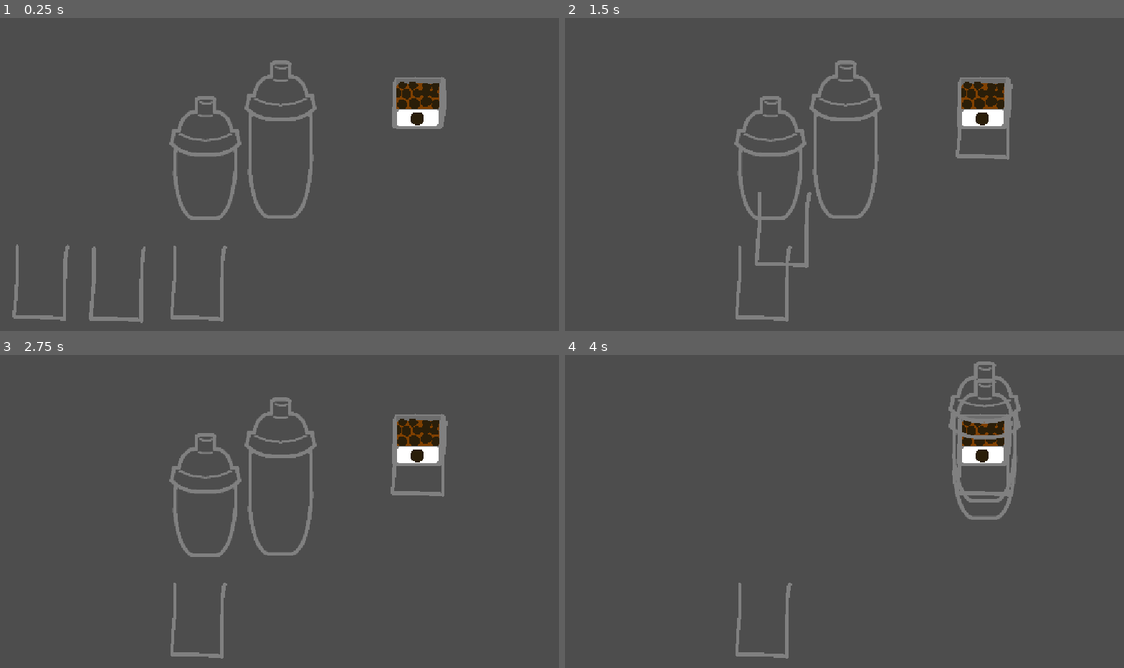
Above: before the commit, frames 1-4 (two rows, left to right).
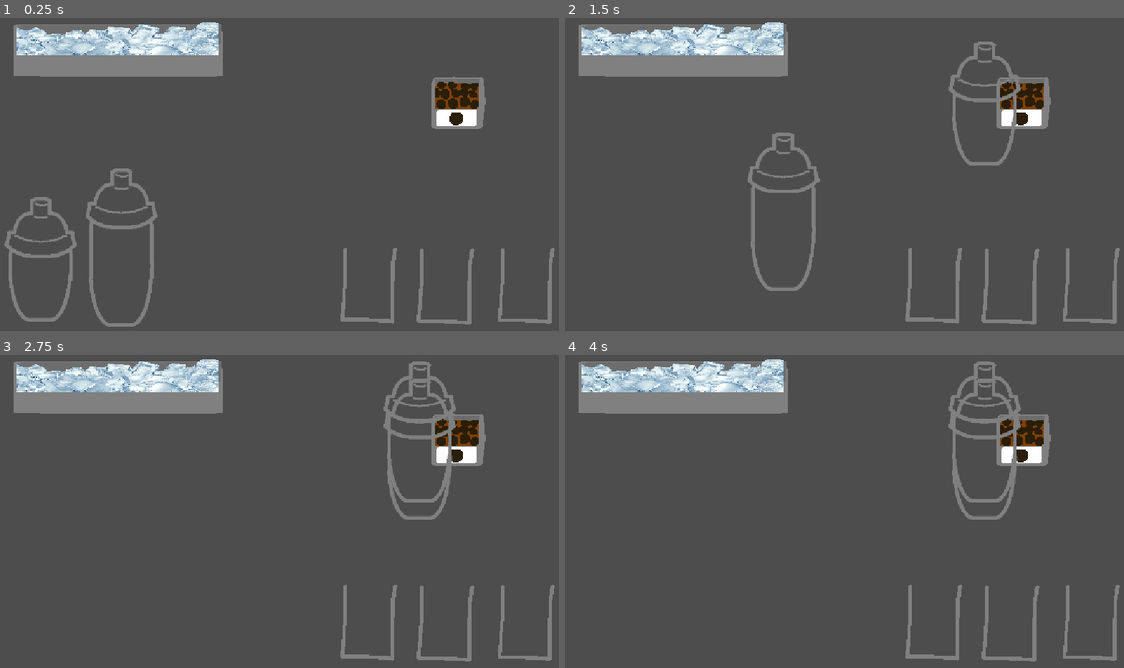
Above: after the commit, the same moments.

Repository: kimypham/bobatea
Game: Godot game, scene res://main.tscn
The game is run twice, just before and just after one commit, with the same random seed, the same clock (stepped at 60 frames per second) and the same inputs.
Inputs (mouse positions are in pixels of both pictures, inside the frame that each line leads up to):
- Up to frame 1 (0.25 s): no input
- Up to frame 2 (1.5 s): tap Enter at 0.5 s; drag from (604, 265) to (984, 102) at 0.52 s; tap Space at 1.25 s; drag from (682, 265) to (984, 102) at 1.27 s
- Up to frame 3 (2.75 s): tap Enter at 2 s; move the mouse to (195, 602) at 2.02 s; click (195, 602) at 2.17 s
- Up to frame 4 (4 s): tap Space at 2.75 s; drag from (771, 470) to (984, 439) at 2.77 s; tap Enter at 3.5 s; drag from (844, 464) to (984, 439) at 3.52 s

The runs differ from the first frame. In frame 1, 15% of the frame differs, in the area x 0-100%, y 1-99%; in frame 2, 14%; in frame 3, 14%; in frame 4, 10%.

Commit message:
add ability to add ice to shaker

Diff:
--- a/boba_container_sprite.gd
+++ b/boba_container_sprite.gd
@@ -1,6 +1,9 @@
 extends Sprite2D
+
+var tool_action: String = ""  # set by parent, no longer @export
 
 func _input(event):
 	if event is InputEventMouseButton and event.button_index == MOUSE_BUTTON_LEFT and event.pressed:
 		if get_rect().has_point(to_local(get_global_mouse_position())):
-			ToolManager.scoop_boba()
+			if tool_action != "" and ToolManager.has_method(tool_action):
+				ToolManager.call(tool_action)
--- /dev/null
+++ b/container.gd
@@ -0,0 +1,17 @@
+extends Area2D
+
+@onready var sprite = $ContainerSprite
+
+@export var contains: String = "boba"
+
+const boba_texture = preload("res://art/container-boba.png")
+const ice_texture = preload("res://art/container-ice.png")
+
+func _ready():
+	match contains:
+		"boba":
+			sprite.texture = boba_texture
+			sprite.tool_action = "scoop_boba"
+		"ice":
+			sprite.texture = ice_texture
+			sprite.tool_action = "scoop_ice"
--- a/container.tscn
+++ b/container.tscn
@@ -1,11 +1,13 @@
-[gd_scene load_steps=3 format=3 uid="uid://c4wqtd8g2jel5"]
+[gd_scene load_steps=4 format=3 uid="uid://c4wqtd8g2jel5"]
 
 [ext_resource type="Texture2D" uid="uid://88gsgcthaibl" path="res://art/container-boba.png" id="1_d0xxp"]
+[ext_resource type="Script" uid="uid://bapul7g84eair" path="res://container.gd" id="1_wndvp"]
 [ext_resource type="Script" uid="uid://3ooqpdkb7cxm" path="res://boba_container_sprite.gd" id="2_knnee"]
 
 [node name="Container" type="Area2D"]
+script = ExtResource("1_wndvp")
 
-[node name="BobaContainerSprite" type="Sprite2D" parent="."]
+[node name="ContainerSprite" type="Sprite2D" parent="."]
 texture_filter = 1
 texture = ExtResource("1_d0xxp")
 script = ExtResource("2_knnee")
--- a/cup.gd
+++ b/cup.gd
@@ -46,5 +46,5 @@
 
 		# Always release scoop cursor if scoop tool is active
 		var current_tool = ToolManager.current_tool
-		if current_tool == ToolManager.Tool.SCOOP || current_tool == ToolManager.Tool.SCOOP_BOBA:
+		if current_tool != ToolManager.Tool.NONE:
 			ToolManager.scoop_release()
--- a/main.tscn
+++ b/main.tscn
@@ -9,27 +9,31 @@
 [node name="Main" type="Node"]
 
 [node name="Cup" parent="." instance=ExtResource("1_ig7tw")]
-position = Vector2(94, 549)
+position = Vector2(753, 554)
 
-[node name="Container" parent="." instance=ExtResource("2_0xm2m")]
-position = Vector2(855, 188)
+[node name="ContainerPearl" parent="." instance=ExtResource("2_0xm2m")]
+position = Vector2(933, 188)
 
 [node name="ToolManager" type="Node" parent="."]
 script = ExtResource("4_1bvp3")
 
 [node name="Cup2" parent="." instance=ExtResource("1_ig7tw")]
-position = Vector2(248, 552)
+position = Vector2(907, 557)
 
 [node name="Cup3" parent="." instance=ExtResource("1_ig7tw")]
-position = Vector2(410, 550)
+position = Vector2(1069, 555)
 
 [node name="ScoopHome" parent="." instance=ExtResource("5_lquwl")]
 visible = false
 position = Vector2(885, 303)
 
 [node name="Shaker" parent="." instance=ExtResource("5_272bh")]
-position = Vector2(425, 298)
+position = Vector2(94, 502)
 
-[node name="Shaker2" parent="." instance=ExtResource("5_272bh")]
-position = Vector2(576, 261)
-cup_size = "large"
+[node name="ShakerLarge" parent="." instance=ExtResource("5_272bh")]
+position = Vector2(256, 478)
+shaker_size = "large"
+
+[node name="ContainerIce" parent="." instance=ExtResource("2_0xm2m")]
+position = Vector2(249, 79)
+contains = "ice"
--- a/shaker.gd
+++ b/shaker.gd
@@ -4,7 +4,7 @@
 @onready var hitbox = $Hitbox
 @onready var hitbox_shape = $Hitbox/ShakerHitbox
 
-@export var cup_size: String = "regular"
+@export var shaker_size: String = "regular"
 
 const hitbox_size_medium: Vector2 = Vector2(145, 360)
 const hitbox_position_medium: Vector2 = Vector2(0, -50)
@@ -13,13 +13,20 @@
 const hitbox_psotion_large: Vector2 = Vector2(0, -25)
 const shaker_large_texture = preload("res://art/shaker-large.png")
 
+const shaker_small_ice_small = preload("res://art/shaker-small-ice-small.png")
+const shaker_small_ice_medium = preload("res://art/shaker-small-ice-medium.png")
+const shaker_small_ice_large = preload("res://art/shaker-small-ice-large.png")
+const shaker_large_ice_small = preload("res://art/shaker-large-ice-small.png")
+const shaker_large_ice_medium = preload("res://art/shaker-large-ice-medium.png")
+const shaker_large_ice_large = preload("res://art/shaker-large-ice-large.png")
+
 const mouse_offset = Vector2.ZERO
 var is_dragging = false
 
 func _ready():
 	var shape = hitbox_shape.shape.duplicate()
 	hitbox_shape.shape = shape
-	match cup_size:
+	match shaker_size:
 		"regular":
 			shape.size = hitbox_size_medium
 			hitbox_shape.position = hitbox_position_medium
@@ -33,10 +40,36 @@
 	if is_dragging:
 		global_position = get_global_mouse_position() - mouse_offset
 
+# Called when player clicks the cup hitbox
 func _on_hitbox_clicked() -> void:
-	is_dragging = true
+	var current_scoop = ToolManager.get_current_scoop()
 
+	match current_scoop:
+		ToolManager.Tool.NONE:
+			# No scoop → start dragging
+			is_dragging = true
+			#mouse_offset = get_global_mouse_position() - global_position
+		ToolManager.Tool.SCOOP:
+			# Scoop active → change cursor & cup sprite, no dragging
+			ToolManager.scoop_press()
+		ToolManager.Tool.SCOOP_ICE:
+			ToolManager.scoop_press()
+			match shaker_size:
+				"regular":
+					sprite.texture = shaker_small_ice_medium
+				"large":
+					sprite.texture = shaker_large_ice_medium
+		#ToolManager.Tool.SCOOP_BOBA:
+			# Scoop active → change cursor & cup sprite, no dragging
+			#ToolManager.scoop_press()
+			#sprite.texture = cup_boba
 func _unhandled_input(event):
 	if event is InputEventMouseButton and event.button_index == MOUSE_BUTTON_LEFT and not event.pressed:
+		# Stop dragging if dragging
 		if is_dragging:
 			is_dragging = false
+
+		# Always release scoop cursor if scoop tool is active
+		var current_tool = ToolManager.current_tool
+		if current_tool != ToolManager.Tool.NONE:
+			ToolManager.scoop_release()
--- a/tool_manager.gd
+++ b/tool_manager.gd
@@ -3,12 +3,14 @@
 enum Tool {
 	NONE,
 	SCOOP,
-	SCOOP_BOBA
+	SCOOP_BOBA,
+	SCOOP_ICE
 }
 
 var current_tool : Tool = Tool.NONE
 
 var scoop_with_boba = preload("res://art/scoop-boba-small.png")
+var scoop_with_ice_small = preload("res://art/scoop-ice-small.png")
 var scoop_rotate = preload("res://art/scoop-rotate-small.png")
 var scoop_empty = preload("res://art/scoop-empty.png")
 
@@ -24,6 +26,8 @@
 	match current_tool:
 		Tool.SCOOP_BOBA:
 			set_scaled_cursor(scoop_with_boba, hotspot)
+		Tool.SCOOP_ICE:
+			set_scaled_cursor(scoop_with_ice_small, hotspot)
 		Tool.SCOOP:
 			set_scaled_cursor(scoop_rotate, hotspot)
 
@@ -66,14 +70,19 @@
 	set_scaled_cursor(scoop_with_boba, hotspot)
 	pressing_cup = false  # reset
 
+func scoop_ice():
+	current_tool = Tool.SCOOP_ICE
+	set_scaled_cursor(scoop_with_ice_small, hotspot)
+	pressing_cup = false  # reset
+
 func scoop_press():
-	if current_tool == Tool.SCOOP || current_tool == Tool.SCOOP_BOBA:
+	if current_tool != Tool.NONE:
 		set_scaled_cursor(scoop_rotate, hotspot)
 		pressing_cup = true
 
 
 func scoop_release():
-	if (current_tool == Tool.SCOOP || current_tool == Tool.SCOOP_BOBA) and pressing_cup:
+	if current_tool != Tool.NONE and pressing_cup:
 		set_scaled_cursor(scoop_empty, hotspot)
 		pressing_cup = false
 		reset_cursor()
Not shown, added: container.gd.uid
Not shown, changed: .DS_Store
